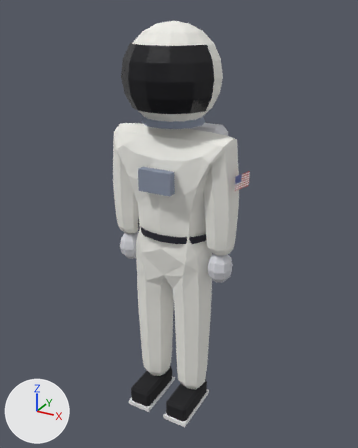
One commit to the Blender file art/lou-gnar.blend: the scene before it, then after it.
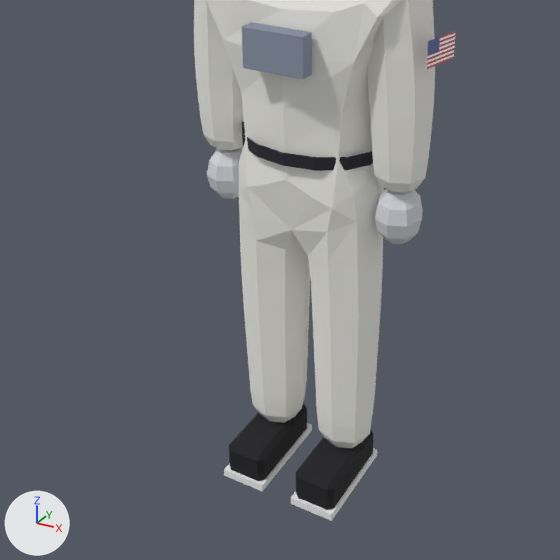
Old and new are each drawn whole from a 50 mm camera at (1.078, -1.91, 1.979) aimed at (0.005, 0.041, 1.003) and again close up on the part from 3% to 85% of the width and 35% to 100% of the height. Every picture has the same lights, and +X, +Y and +Z are marked at lower left. The last two pictures show the newer version.

Names of what the first close-up shows: 'LouGnar'.
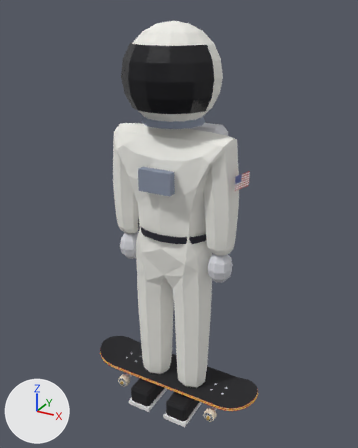
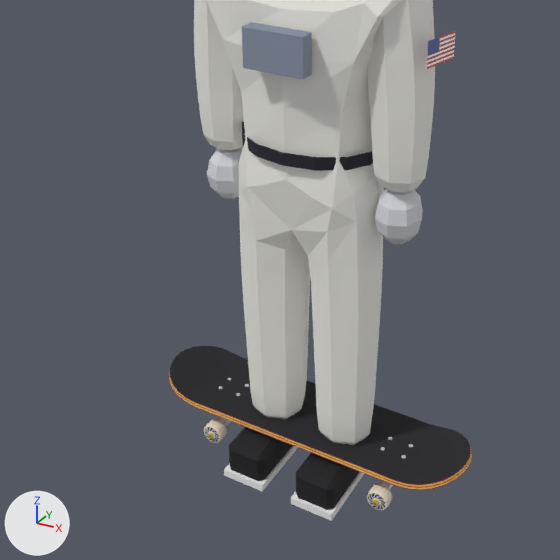
Pixel boxes (x1, y1, x2, y2) of what changed, in the close-ups (560 x 560 px):
'Board', added: after (169, 346, 472, 510)
    faces in mat_grip (black #1c1c20): (170, 346, 470, 484)
    faces in mat_plies (picture img_plies): (169, 370, 472, 490)
    faces in mat_wheel (picture img_swirl): (204, 419, 392, 510)

The edits, one by one:
Picture 'plies' (img_plies) is new.
Picture 'swirl' (img_swirl) is new.
Material 'deck' (mat_deck) is new.
Its base color is (0.578, 0.0307, 0.0242) (red #c8312b).
Its roughness is 0.85.
Material 'gold' (mat_gold) is new.
Its base color is (0.68, 0.397, 0.0423) (yellow #d7a93a).
Its roughness is 0.25.
Material 'logo' (mat_logo) is new.
Its base color is (0.638, 0.0232, 0.0232) (red #d12a2a).
Its roughness is 0.85.
Material 'bushing' (mat_bushing) is new.
Its base color is (0.0423, 0.0284, 0.392) (blue #3a2fa8).
Its roughness is 0.85.
Material 'metal' (mat_metal) is new.
Its base color is (0.776, 0.799, 0.839) (white #e4e7ec).
Its roughness is 0.25.
Material 'bolt' (mat_bolt) is new.
Its base color is (0.485, 0.509, 0.552) (light grey #b9bdc4).
Its roughness is 0.85.
Material 'steel' (mat_steel) is new.
Its base color is (0.254, 0.178, 0.0802) (brown #8a7550).
Its roughness is 0.85.
Material 'plies' (mat_plies) is new.
Its texture is img_plies.
Its roughness is 0.8.
Material 'grip' (mat_grip) is new.
Its base color is (0.0116, 0.0116, 0.0144) (black #1c1c20).
Its roughness is 0.85.
Material 'wheel' (mat_wheel) is new.
Its texture is img_swirl.
Its roughness is 0.8.
Mesh me_board is new.
It has 5720 vertices, 3464 faces and spans x -0.48..0.48, y -0.134..0.134, z -0.12..0.045.
It uses material mat_grip (black #1c1c20).
It uses material mat_deck (red #c8312b).
It uses material mat_plies (picture img_plies).
It uses material mat_metal (white #e4e7ec).
It uses material mat_logo (red #d12a2a).
It uses material mat_bushing (blue #3a2fa8).
It uses material mat_steel (brown #8a7550).
It uses material mat_gold (yellow #d7a93a).
It uses material mat_wheel (picture img_swirl).
It uses material mat_bolt (light grey #b9bdc4).
Object 'Board' (ob_board) is new; it shows me_board.
Its location is (0.0, 0.0, 0.12).
